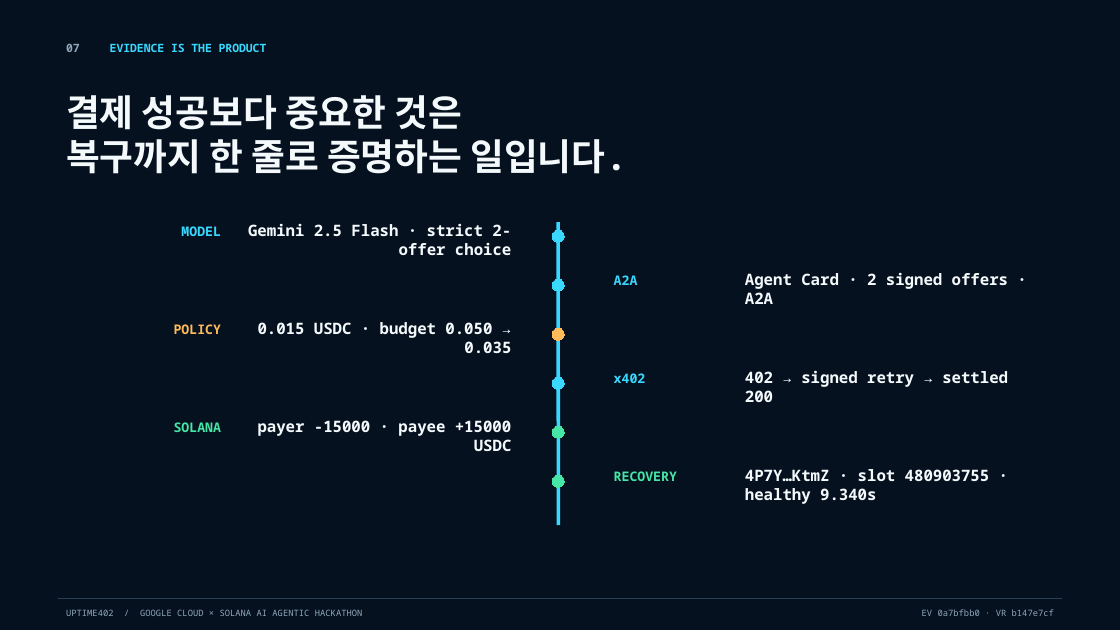
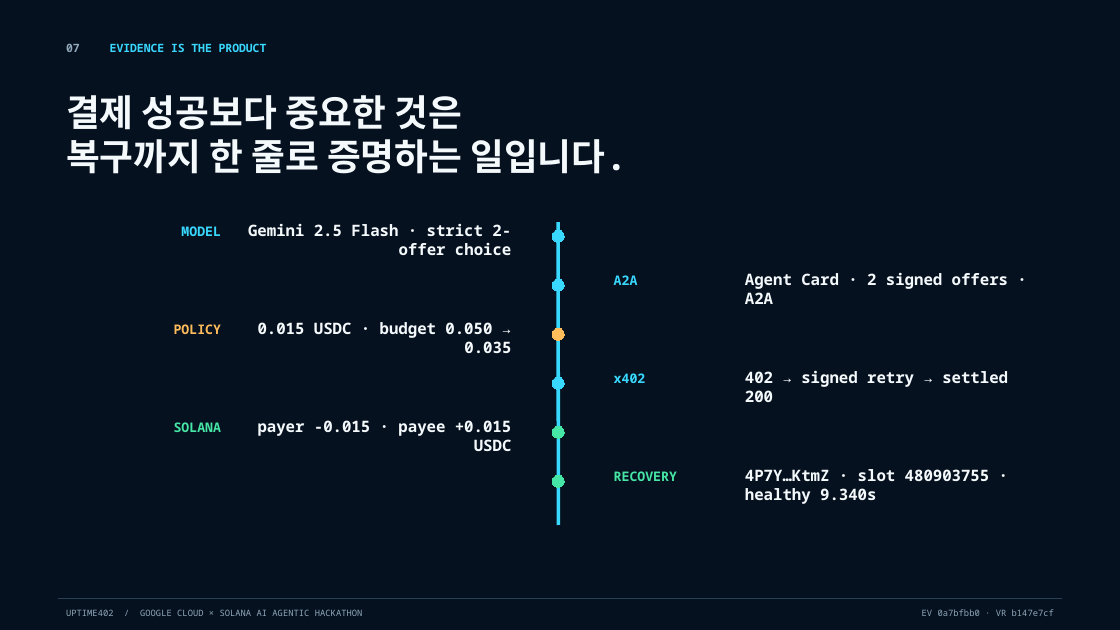
Before and after one commit to kwakhyun/uptime402-agentic-commerce, a slide deck: slide 7 of submission/Uptime402_Deck.pptx. Drawn at 1120x630 pixels with LibreOffice and Linux fonts; fonts in the diff are those of the drawing. Boxes give left, top, right and bottom in pixels: in the first picture for what was removed or moved away, otherwise in the second. Text is boxed around its words. In the diff, an @@ line names an element or a change of style, - is before the commit and + after.

```diff
--- a/submission/Uptime402_Deck.pptx
+++ b/submission/Uptime402_Deck.pptx
@@ text at <box>258,420,512,451</box>: text changed @@
-payer -15000 · payee +15000 USDC
+payer -0.015 · payee +0.015 USDC
```
Also in this commit, not shown: 12 other files.
